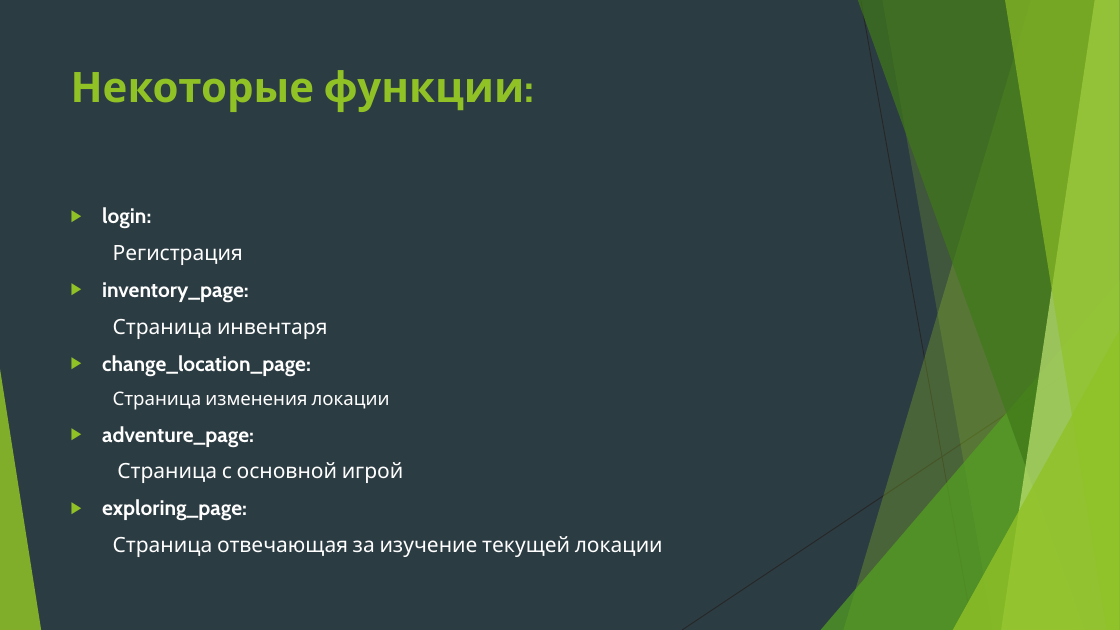
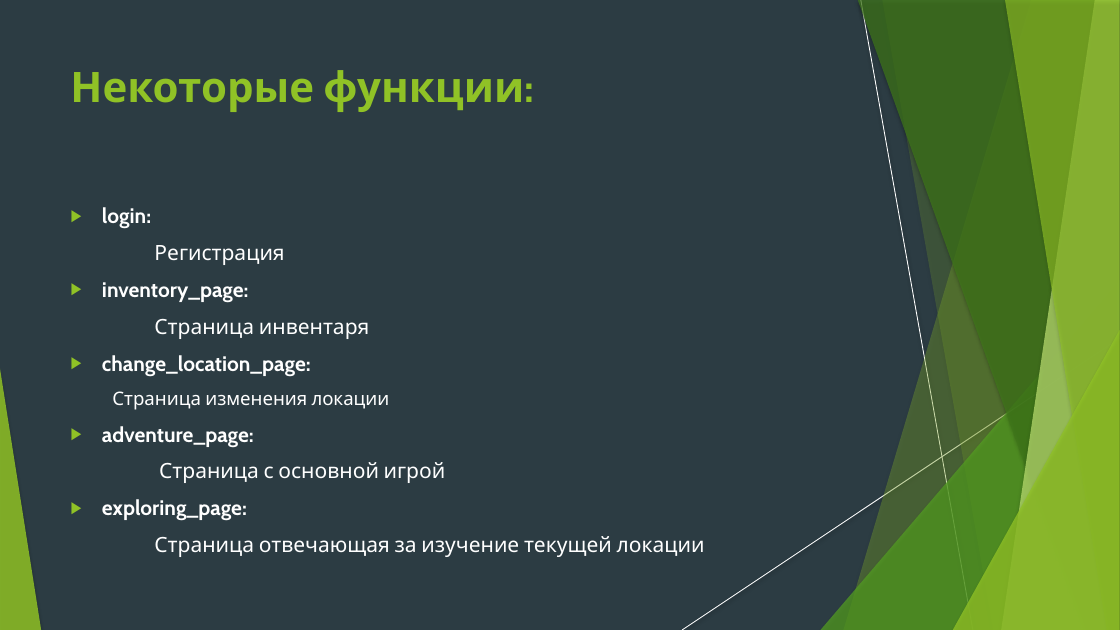
Before and after one commit to Vegoram/Roguelike-Site-Game, a slide deck: slide 6 of презентация.pptx (slide 5 before the commit). Drawn at 1120x630 pixels with LibreOffice and Linux fonts; fonts in the diff are those of the drawing. Boxes give left, top, right and bottom in pixels: in the first picture for what was removed or moved away, otherwise in the second. Text is boxed around its words. In the diff, an @@ line names an element or a change of style, - is before the commit and + after.

```diff
--- a/презентация.pptx
+++ b/презентация.pptx
@@ line (861, 0) - (973, 630): stroke #262626 0.75 pt to #FFFFFF 0.74 pt @@
@@ freeform shape at [882, 0, 1120, 630]: shadow on; outline redrawn @@
@@ text "login:" at [102, 207, 705, 557]: indent changed; list level 2 to 1 in "Страница изменения локации" @@
@@ line (1120, 339) - (682, 630): stroke #262626 0.75 pt to #FFFFFF 0.74 pt @@
@@ shadow on in 6 elements at [844, 0, 1120, 630], [821, 280, 1120, 630], [858, 0, 1120, 630], [1002, 0, 1120, 630], [1005, 0, 1120, 630], [953, 330, 1120, 630] @@
```
Also in this commit, not shown: 8 other slides changed, 1 slide added.
